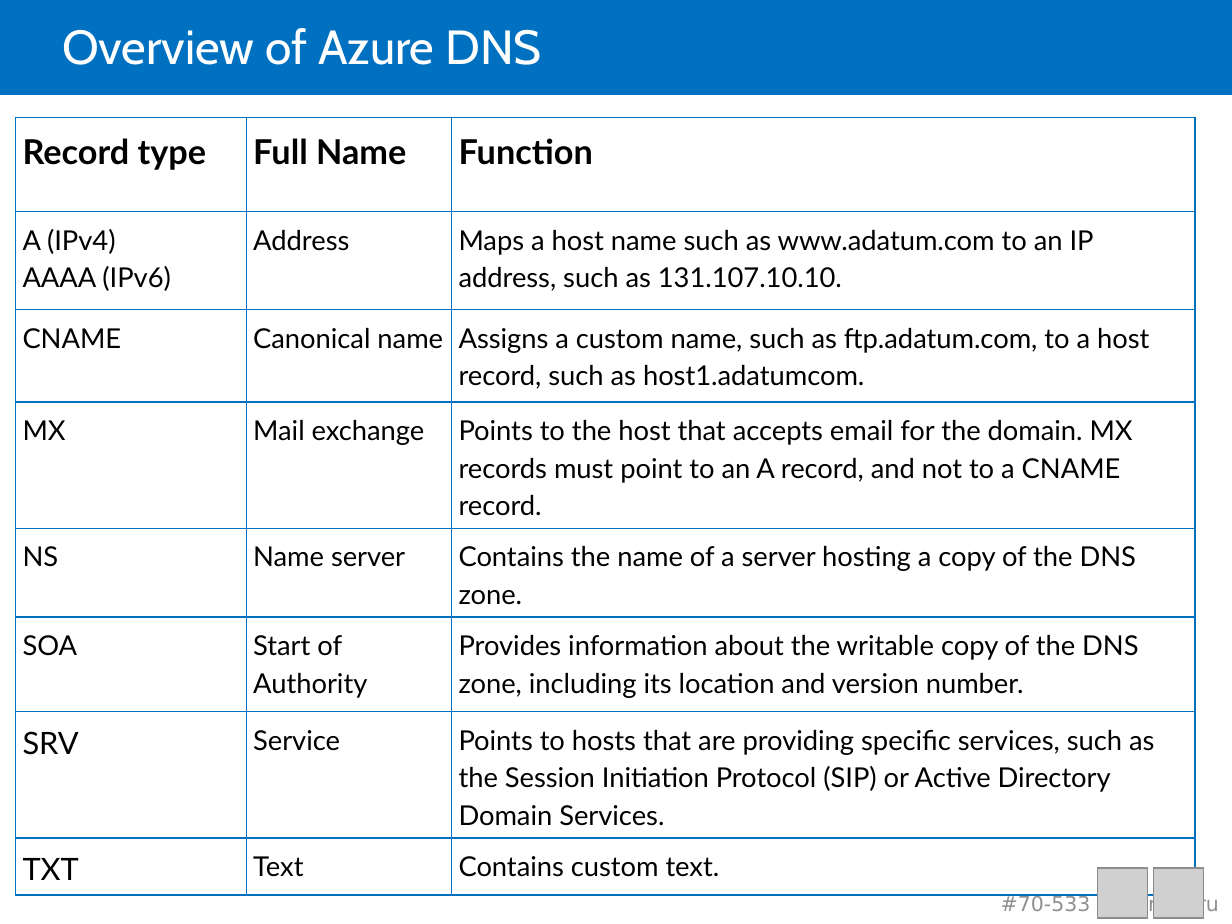
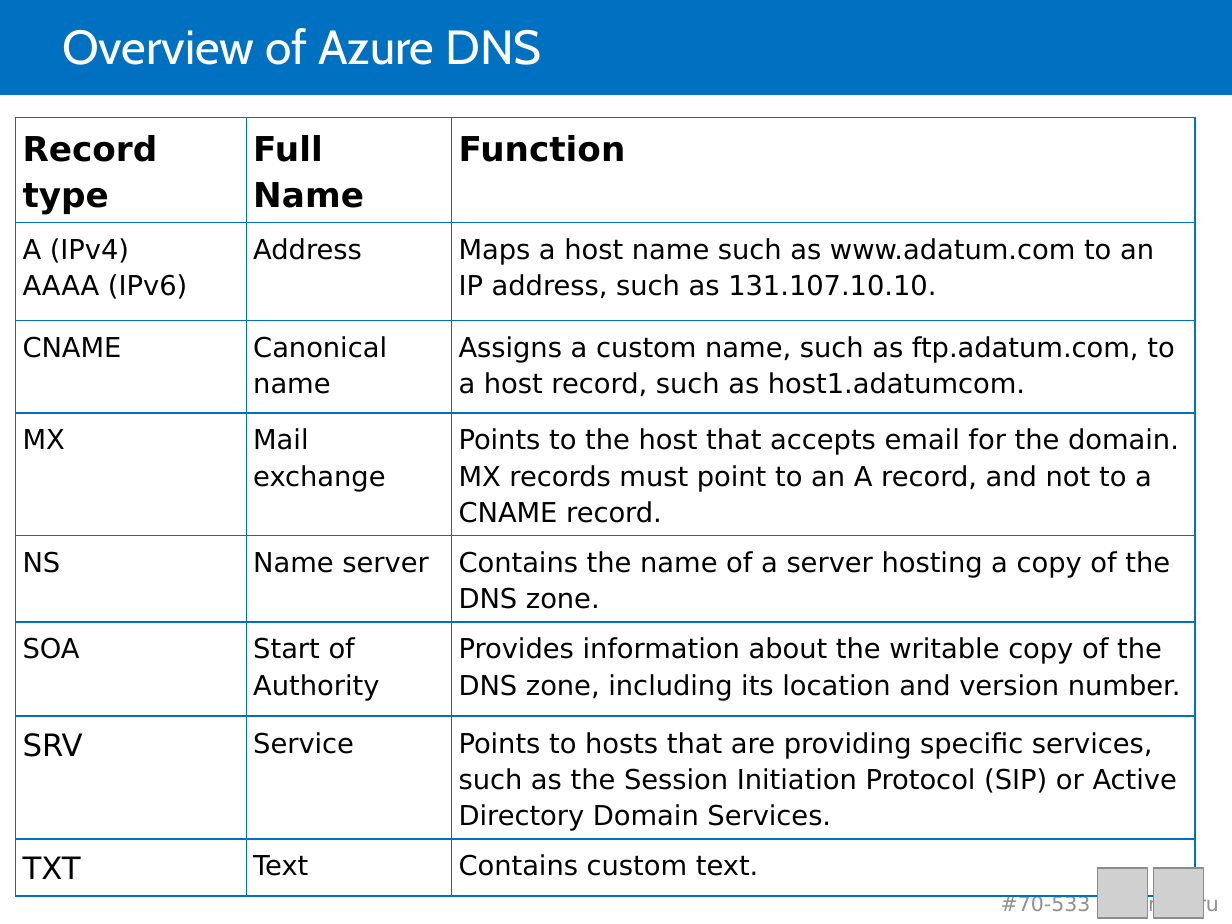
Before and after one commit to guruskill/70-533, a slide deck: slide 13 of 70-533-04-Network.pptx (slide 12 before the commit). Drawn at 1232x924 pixels with LibreOffice and Linux fonts; fonts in the diff are those of the drawing; grey boxes stand for pictures. Boxes give left, top, right and bottom in pixels: in the first picture for what was removed or moved away, otherwise in the second. Text is boxed around its words. In the diff, an @@ line names an element or a change of style, - is before the commit and + after.

```diff
--- a/70-533-04-Network.pptx
+++ b/70-533-04-Network.pptx
@@ table at (16,117,1195,894) @@
@@ font Lato to DejaVu Sans @@
```
Also in this commit, not shown: 3 other slides changed, 7 slides added, 7 slides removed.
